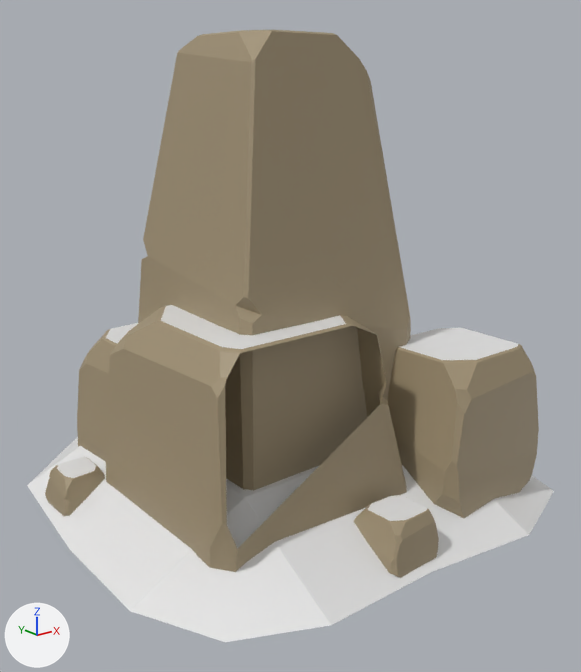
The FBX model Client/UnityProject/Assets/EntityArts/Boxes/HillBox/HillModelVariants/HillBox_1.fbx as it was, and as the next commit left it.
Camera for both pictures: a 50 mm camera at (-4.37, -5.78, 3.73) aimed at (0.03, -0.28, 1.53). Lighting does not change. The marker at lower left points along +X, +Y and +Z. Vertices at the same position are counted once.

In view in the first picture: 'New Hill.001'.
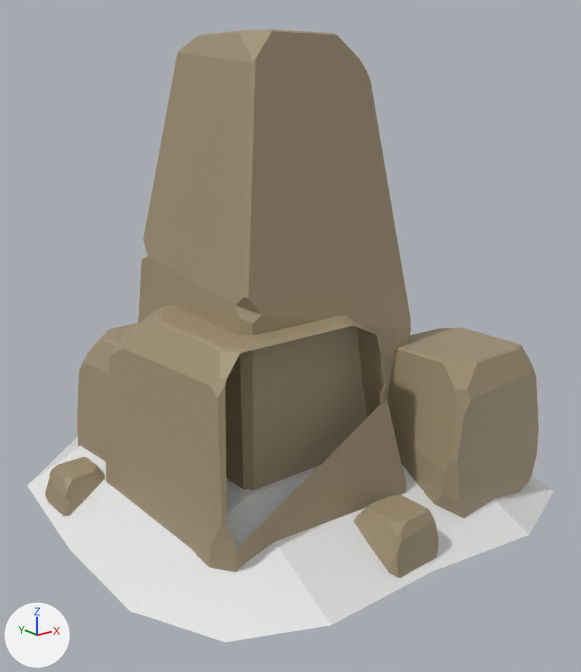
Location of each change, (x1, y1, x2, y2) in pixels of the pictures (581 x 672 px):
part 1 of me_mesh_001, recoloured: (57, 305, 346, 478) in both
part 2 of me_mesh_001, recoloured: (368, 495, 427, 521) in both
part 3 of me_mesh_001, recoloured: (399, 327, 518, 360) in both

What changed in the scene script:
```text
Change me_mesh_001:
    where me_mesh_001.from_pydata(...)  # 696 vertices, 449 faces; spans x -2.12..2.21, y -2.27..2.12, z -0.01..4.12
    used by ob_new_hill_001; location = (0.0, 0.0, 0.0)
    me_mesh_001 part 1: 4 of the faces centred in x -1.73..0.45, y -0.53..0.65, z 0.4..1.88 switch from mat_material_032 (white #e7e7e7) to mat_lambert2 (beige #a19275)
    me_mesh_001 part 2: 1 of the faces centred in x -0.06, y -1.78, z 0.46 switch from mat_material_032 (white #e7e7e7) to mat_lambert2 (beige #a19275)
    me_mesh_001 part 3: 1 of the faces centred in x 1.17, y -1.26, z 1.48 switch from mat_material_032 (white #e7e7e7) to mat_lambert2 (beige #a19275)
```
